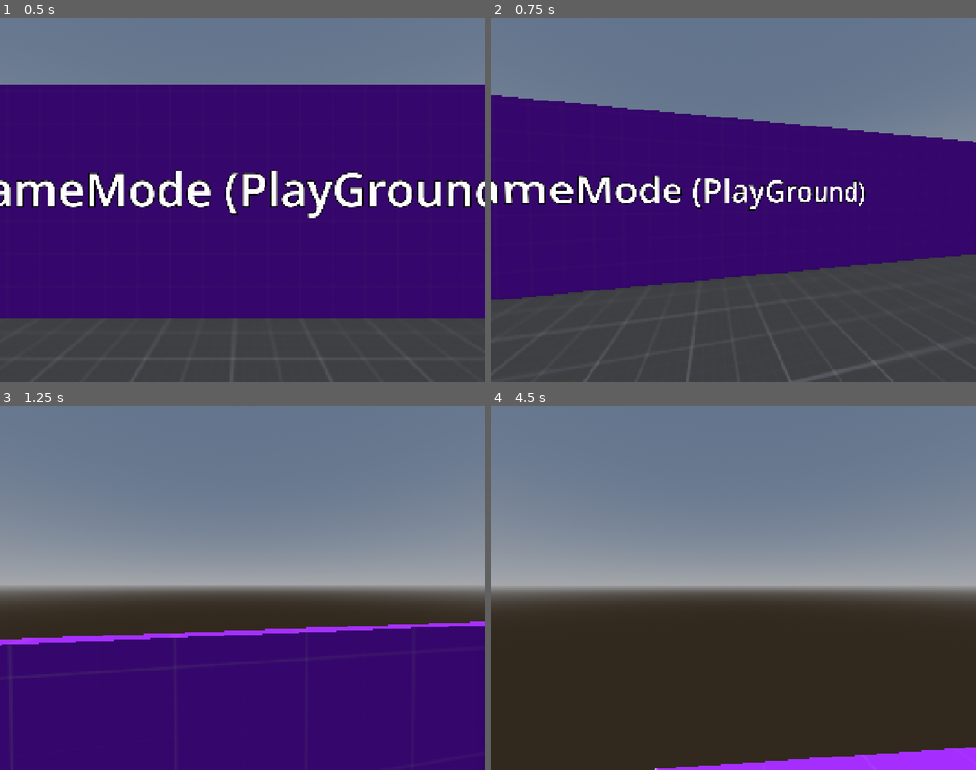
Above: before the commit, frames 1-4 (two rows, left to right).
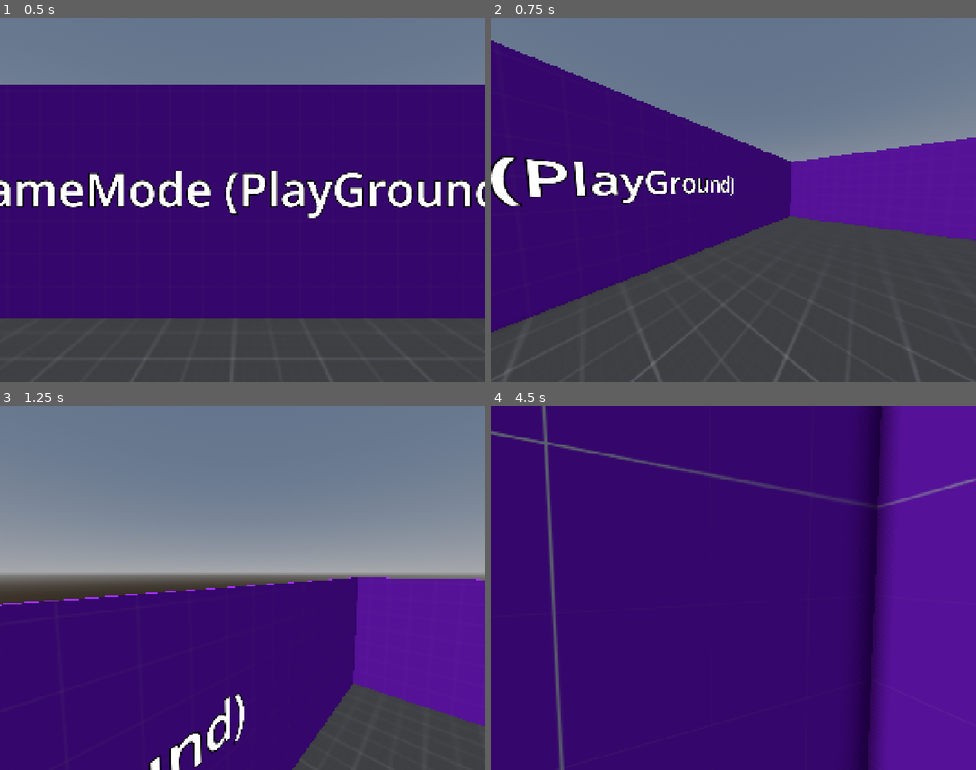
Above: after the commit, the same moments.

Repository: TheSophisticated/FindersKeepers-CSES
Game: Godot game, scene res://Maps/GameMode.tscn
Same seed, same stepped clock (60 frames per second), same inputs: the game is played once before the commit and once after it. This scene is started directly instead of the project's main scene.
Inputs (mouse positions are in pixels of both pictures, inside the frame that each line leads up to):
- Up to frame 1 (0.5 s): no input
- Up to frame 2 (0.75 s): move the mouse to (757, 200) at 0.52 s; hold W (move_forward) from 0.53 s (still down); hold Shift (sprint) from 0.53 s (still down)
- Up to frame 3 (1.25 s): keep holding W (move_forward); keep holding Shift (sprint); tap Space (jump) at 0.77 s
- Up to frame 4 (4.5 s): keep holding W (move_forward); move the mouse to (709, 588) at 1.27 s; release Shift (sprint) at 1.28 s; tap Shift (sprint) at 1.35, 2.85, 4.35 s; tap Space (jump) at 1.52, 3.02, 3.77 s; move the mouse to (743, 580) at 2.02 s; hold Shift (sprint) 2.03-2.78 s; move the mouse to (728, 595) at 2.77 s; move the mouse to (767, 591) at 3.52 s; hold Shift (sprint) 3.53-4.28 s; move the mouse to (694, 584) at 4.27 s

Frame 1 is identical in both runs. In frame 2, 26% of the frame differs, in the area x 0-100%, y 6-100%; in frame 3, 30%; in frame 4, 100%, in the area x 0-100%, y 0-100%.

Commit message:
Add a generallized SpawnManager to spawn in objects of any kind at Specific Markers

Diff:
--- /dev/null
+++ b/BodyPartTest.tscn
@@ -0,0 +1,8 @@
+[gd_scene format=3 uid="uid://dvj1t22mv3wkq"]
+
+[sub_resource type="TorusMesh" id="TorusMesh_tagav"]
+
+[node name="Node3D" type="Node3D" unique_id=727148847]
+
+[node name="MeshInstance3D" type="MeshInstance3D" parent="." unique_id=922206889]
+mesh = SubResource("TorusMesh_tagav")
--- a/Maps/GameMode.tscn
+++ b/Maps/GameMode.tscn
@@ -1,10 +1,13 @@
 [gd_scene format=3 uid="uid://d4cpj11iha5uc"]
 
 [ext_resource type="Script" uid="uid://buap128n0gj" path="res://Maps/Scripts/GameMode.gd" id="1_bliyt"]
+[ext_resource type="Script" uid="uid://dddte4pk3pj6w" path="res://scripts/managers/SpawnManager.gd" id="2_abnra"]
 [ext_resource type="Texture2D" uid="uid://biec8m2uv843c" path="res://Textures/texture_03.png" id="2_d7oxw"]
+[ext_resource type="PackedScene" uid="uid://b0u1d8aox07b8" path="res://TarotTest.tscn" id="3_abnra"]
 [ext_resource type="Texture2D" uid="uid://cwcexiteh4s2q" path="res://Textures/texture_02purpl.png" id="3_l8b2n"]
 [ext_resource type="Texture2D" uid="uid://d0u76ui7ag1at" path="res://Textures/texture_02.png" id="4_abnra"]
 [ext_resource type="Script" uid="uid://de4ax627pkk2y" path="res://Maps/Scripts/PauseMenu.gd" id="5_d7oxw"]
+[ext_resource type="PackedScene" uid="uid://dvj1t22mv3wkq" path="res://BodyPartTest.tscn" id="8_vlg06"]
 
 [sub_resource type="ProceduralSkyMaterial" id="ProceduralSkyMaterial_4okp1"]
 
@@ -49,6 +52,42 @@
 _spawnable_scenes = PackedStringArray("uid://cmov2y6h564hu")
 spawn_path = NodePath("../SubViewportContainer/SubViewport/WorldObjects")
 spawn_limit = 4
+
+[node name="TarotCardSpawner" type="Node3D" parent="." unique_id=2001904792 node_paths=PackedStringArray("spawn_points")]
+script = ExtResource("2_abnra")
+object_scene = ExtResource("3_abnra")
+spawn_points = [NodePath("TarotSpawn1"), NodePath("TarotSpawn2"), NodePath("TarotSpawn3")]
+
+[node name="TarotSpawn1" type="Marker3D" parent="TarotCardSpawner" unique_id=264341435]
+transform = Transform3D(1, 0, 0, 0, 1, 0, 0, 0, 1, -1.7627722, 0.36811894, 0)
+
+[node name="TarotSpawn2" type="Marker3D" parent="TarotCardSpawner" unique_id=1823531587]
+transform = Transform3D(1, 0, 0, 0, 1, 0, 0, 0, 1, 0, 3.6383717, 6.6875515)
+
+[node name="TarotSpawn3" type="Marker3D" parent="TarotCardSpawner" unique_id=319269452]
+transform = Transform3D(1, 0, 0, 0, 1, 0, 0, 0, 1, -2.8062255, 0.7468178, 5.427715)
+
+[node name="MultiplayerSpawner" type="MultiplayerSpawner" parent="TarotCardSpawner" unique_id=1650607275]
+_spawnable_scenes = PackedStringArray("uid://b0u1d8aox07b8")
+spawn_path = NodePath("../../SubViewportContainer/SubViewport/WorldObjects")
+spawn_limit = 1
+
+[node name="BodyPartSpawner" type="Node3D" parent="." unique_id=1939582008 node_paths=PackedStringArray("spawn_points")]
+script = ExtResource("2_abnra")
+object_scene = ExtResource("8_vlg06")
+spawn_points = [NodePath("BodySpawn1"), NodePath("BodySpawn2")]
+object_spawner_type = 1
+
+[node name="BodySpawn1" type="Marker3D" parent="BodyPartSpawner" unique_id=1635047093]
+transform = Transform3D(1, 0, 0, 0, 1, 0, 0, 0, 1, 1.6580038, 2.7431831, 0.077067256)
+
+[node name="BodySpawn2" type="Marker3D" parent="BodyPartSpawner" unique_id=536738815]
+transform = Transform3D(1, 0, 0, 0, 1, 0, 0, 0, 1, -2.2765667, 1.1946555, -5.4059367)
+
+[node name="MultiplayerSpawner" type="MultiplayerSpawner" parent="BodyPartSpawner" unique_id=1745345825]
+_spawnable_scenes = PackedStringArray("uid://dvj1t22mv3wkq")
+spawn_path = NodePath("../../SubViewportContainer/SubViewport/WorldObjects")
+spawn_limit = 12
 
 [node name="CanvasLayer" type="CanvasLayer" parent="." unique_id=2026356016]
 
@@ -313,7 +352,7 @@
 transform = Transform3D(1, 0, 0, 0, 1, 0, 0, 0, 1, 0, 1.0218, -6.19973)
 
 [node name="SpawnPoint1" type="Marker3D" parent="SubViewportContainer/SubViewport/SpawnPoints" unique_id=314873692]
-transform = Transform3D(1, 0, 0, 0, 1, 0, 0, 0, 1, 4.56169, 0, 0)
+transform = Transform3D(1, 0, 0, 0, 1, 0, 0, 0, 1, 1.7802763, 1.6293855, 7.3784676)
 
 [node name="SpawnPoint2" type="Marker3D" parent="SubViewportContainer/SubViewport/SpawnPoints" unique_id=710356747]
 transform = Transform3D(1, 0, 0, 0, 1, 0, 0, 0, 1, 0, 0, 0.102142)
--- a/Maps/Scripts/GameMode.gd
+++ b/Maps/Scripts/GameMode.gd
@@ -20,6 +20,7 @@
 	# If this is the server, spawn the host player
 	if multiplayer != null && multiplayer.is_server():
 		spawn_player(multiplayer.get_unique_id())
+		GameManager.start_match()
 
 # Called when a new peer connects
 func _on_peer_connected(peer_id: int):
--- a/Player/Scripts/Player.gd
+++ b/Player/Scripts/Player.gd
@@ -13,7 +13,7 @@
 @export var air_control := 0.3         # Air movement control factor
 
 @export_category("Camera Settings")
-@export var mouse_sensitivity := 0.002 # Mouse sensitivity
+@export var mouse_sensitivity := 0.01 # Mouse sensitivity
 @export var camera_tilt_amount := 8.0  # Amount of camera tilt when strafing
 @export var fov_normal := 80.0         # Normal field of view
 @export var fov_sprint := 120.0        # Sprinting field of view
--- /dev/null
+++ b/TarotTest.tscn
@@ -0,0 +1,8 @@
+[gd_scene format=3 uid="uid://b0u1d8aox07b8"]
+
+[sub_resource type="SphereMesh" id="SphereMesh_tagav"]
+
+[node name="Node3D" type="Node3D" unique_id=518107162]
+
+[node name="MeshInstance3D" type="MeshInstance3D" parent="." unique_id=100936634]
+mesh = SubResource("SphereMesh_tagav")
--- a/project.godot
+++ b/project.godot
@@ -16,7 +16,7 @@
 
 config/name="First Person Multiplayer"
 run/main_scene="uid://cw2rwrq4aokcc"
-config/features=PackedStringArray("4.3", "Forward Plus")
+config/features=PackedStringArray("4.7", "Forward Plus")
 config/icon="res://icon.svg"
 
 [autoload]
--- a/scripts/managers/GameManager.gd
+++ b/scripts/managers/GameManager.gd
@@ -56,12 +56,15 @@
 var current_state: MatchState = MatchState.WAITING_FOR_PLAYERS
 var time_remaining: float = MATCH_DURATION_SECONDS
 var shrine_event_triggered: bool = false
+var tarot_card_spawner : Node = null
+var body_part_spawner : Node = null
 
 ## Dictionary tracking all connected players and their match progress.
 ## Key: peer_id (int)
 ## Value: Dictionary containing stats, alive status, and sacrificed parts.
 var players: Dictionary = {}
 
+## Reference to Tarot Card Spawner Object
 
 # ==============================================================================
 # ENGINE CALLBACKS
@@ -129,6 +132,14 @@
 	current_state = MatchState.IN_PROGRESS
 	set_process(true)
 
+	#Spawn Tarot Cards
+	if tarot_card_spawner != null:
+		tarot_card_spawner.spawn_objects()
+
+	#Spawn Body Parts
+	if body_part_spawner != null:
+		body_part_spawner.spawn_objects()
+
 	# Broadcast initial player roster and match start to everyone.
 	sync_match_start.rpc(players)
 
@@ -312,3 +323,8 @@
 func broadcast_game_over(winner_id: int, winner_name: String) -> void:
 	current_state = MatchState.GAME_OVER
 	game_over_announced.emit(winner_id, winner_name)
+
+
+#============================
+# RESTART MATCH
+# ==========================
--- /dev/null
+++ b/scripts/managers/SpawnManager.gd
@@ -0,0 +1,48 @@
+extends Node
+
+enum spawnerType{
+	TarotCardSpawner,
+	BodyPartSpawner
+}
+
+@export var object_scene : PackedScene
+@export var spawn_points : Array[Marker3D]
+@export var objects_to_spawn = 1
+@export var object_spawner_type : spawnerType
+
+
+var spawned_objects : Array[Node] = []
+
+func spawn_objects() -> void:
+	if not multiplayer.is_server():
+		return
+
+	clear_objects()
+	for i in range(len(spawn_points)):
+		spawn_object(spawn_points[i])
+
+func spawn_object(spawn_point : Marker3D) -> void:
+	var object := object_scene.instantiate()
+	add_child(object)
+	object.global_position = spawn_point.global_position
+	spawned_objects.append(object)
+
+
+func clear_objects():
+	for object in spawned_objects:
+		if is_instance_valid(object):
+			object.queue_free()
+
+	spawned_objects.clear()
+
+# Called when the node enters the scene tree for the first time.
+func _ready() -> void:
+	if object_spawner_type == spawnerType.TarotCardSpawner:
+		GameManager.tarot_card_spawner = self
+	elif  object_spawner_type == spawnerType.BodyPartSpawner:
+		GameManager.body_part_spawner = self
+
+
+# Called every frame. 'delta' is the elapsed time since the previous frame.
+func _process(delta: float) -> void:
+	pass
Not shown, changed: Models/male_character_ps1-style.glb.import
Not shown, changed: Models/male_character_ps1-style_0.png.import
Not shown, changed: Models/ps1_psx_high_school_character.glb.import
Not shown, changed: Models/ps1_psx_high_school_character_0.jpg.import
Not shown, changed: Player/Fast Run.glb.import
Not shown, changed: Textures/texture_02.png.import
Not shown, changed: Textures/texture_02purpl.png.import
Not shown, changed: Textures/texture_03.png.import
Not shown, added: control.gd.uid
Not shown, changed: icon.svg.import
Not shown, added: scripts/managers/GameManager.gd.uid
Not shown, added: scripts/managers/SpawnManager.gd.uid
(and 1 more such lines)
